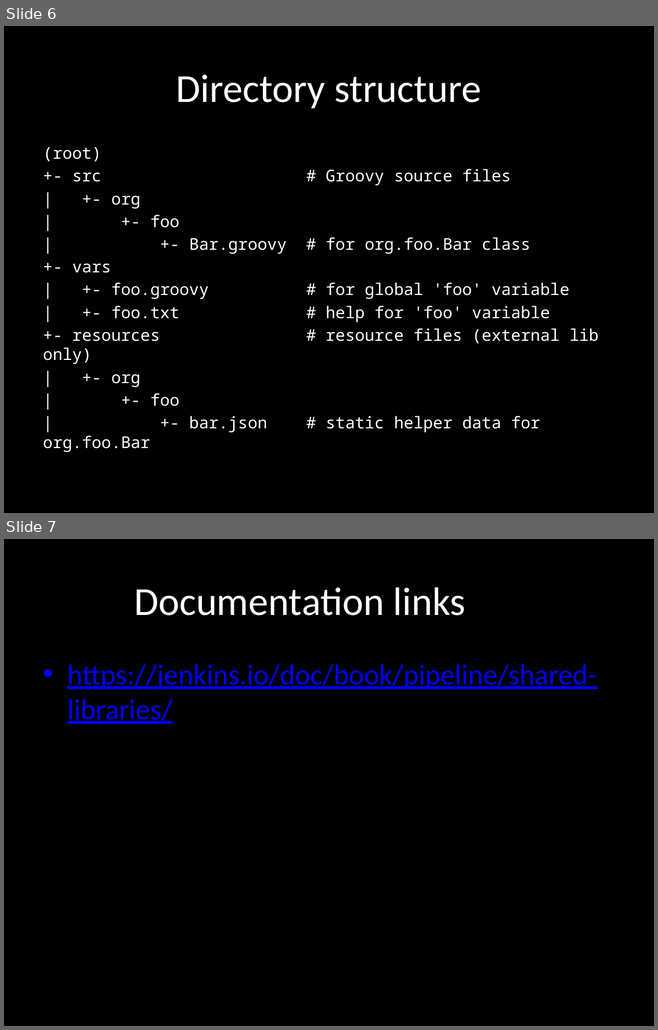
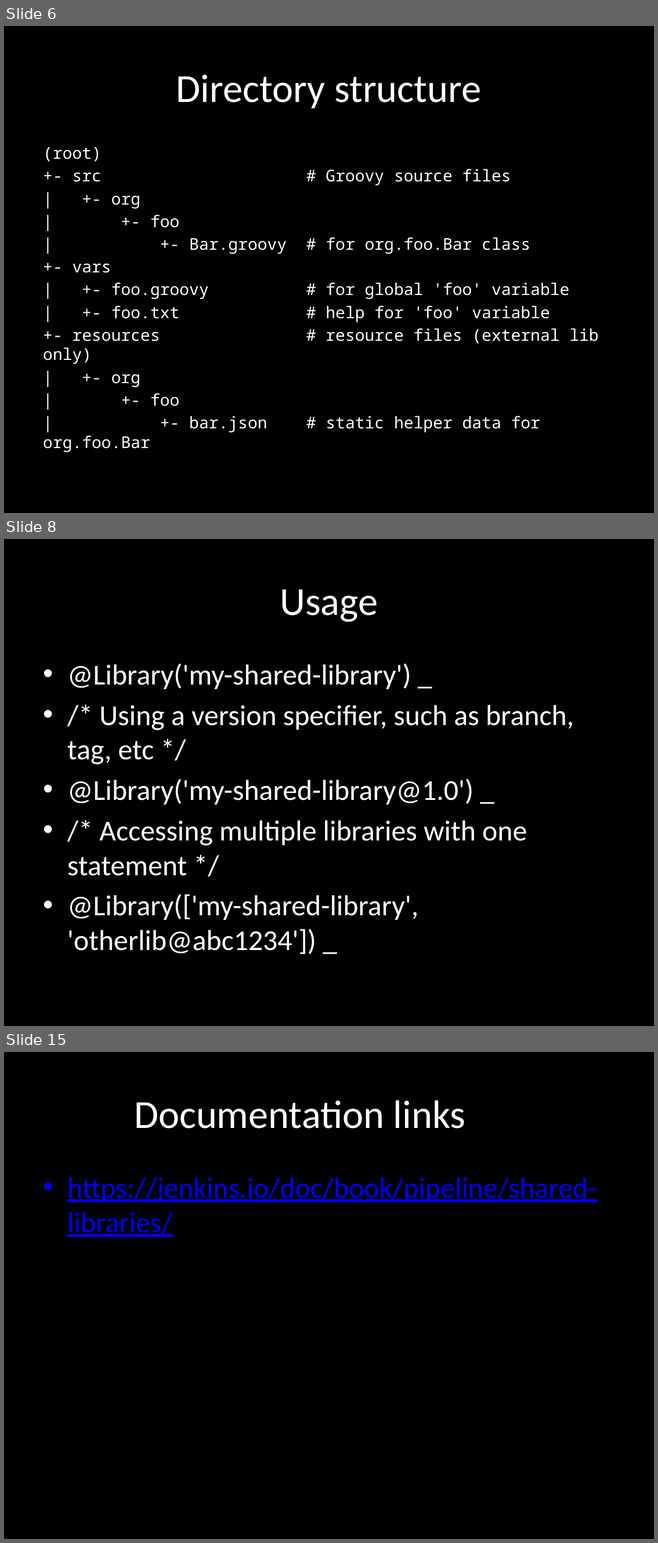
Before and after one commit to AnimalLogic/jenkins_pipeline, a slide deck: SharedPipelinePresentation.pptx. Shown one above the other, each under a label of ours: slides 6 and 7 before the commit, slides 6, 8 and 15 after it; the slides between them are not shown. The pictures are 658x1030 and 658x1543 pixels, drawn with LibreOffice and Linux fonts; fonts in the diff are those of the drawing. Boxes give left, top, right and bottom in pixels: in the first picture for what was removed or moved away, otherwise in the second. Text is boxed around its words. In the diff, an @@ line names an element or a change of style, - is before the commit and + after.

```diff
--- a/SharedPipelinePresentation.pptx
+++ b/SharedPipelinePresentation.pptx
@@ slide 8 added at bbox=[4, 539, 654, 1026], background #000000 @@
@@ title added at bbox=[280, 589, 378, 622], 44 pt, text #FFFFFF @@
+Usage
@@ text added at bbox=[67, 663, 574, 954], 32 pt, text #FFFFFF @@
+• @Library('my-shared-library') _
+• /* Using a version specifier, such as branch, tag, etc */
+• @Library('my-shared-library@1.0') _
+• /* Accessing multiple libraries with one statement */
+• @Library(['my-shared-library', 'otherlib@abc1234']) _
@@ what was slide 7 is now slide 15 @@
```
Also in this commit, not shown: 2 slides changed, 7 other slides added.
